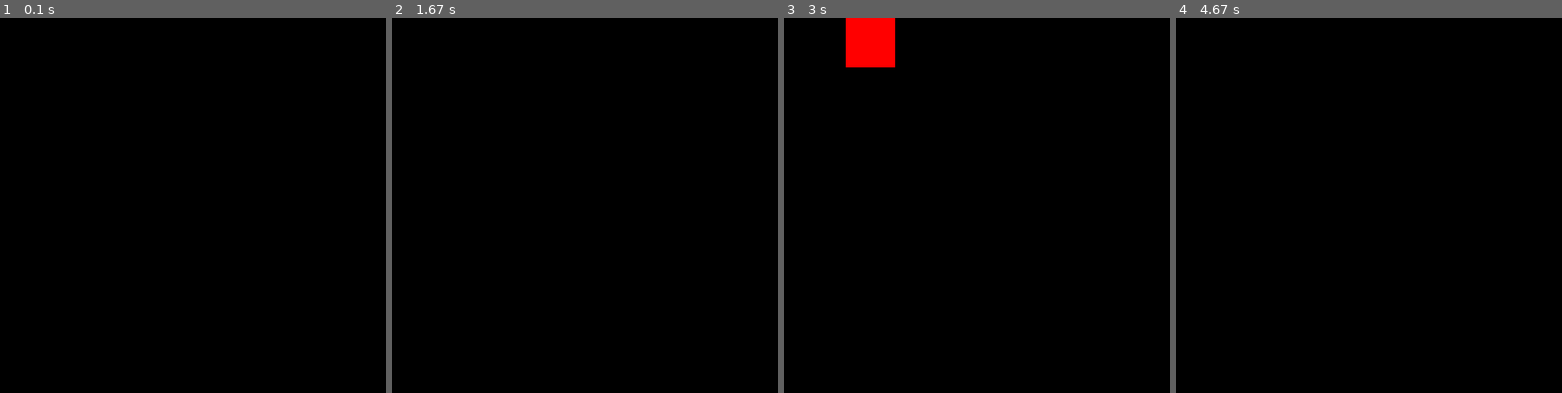
Above: before the commit, frames 1-4 (left to right).
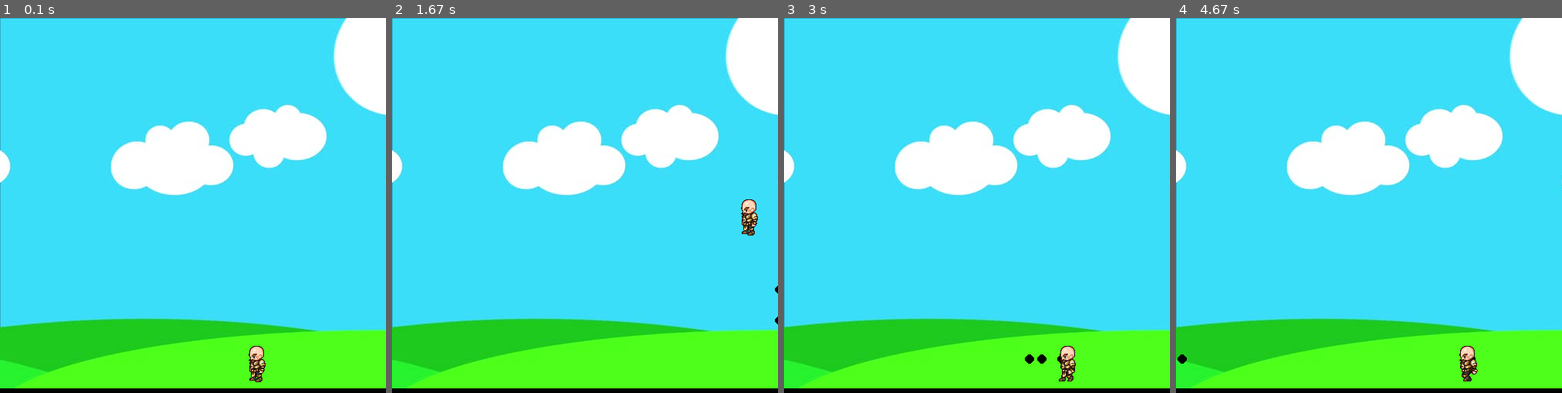
Above: after the commit, the same moments.

Repository: iferca/python_training
Game: pygame game, started from 5.Pygame/gamespy/Game/platform_game.py
Two runs of this game, one before a commit and one after it. Both use one fixed random seed, a clock stepped at 60 frames per second and the inputs below.
Inputs:
- Up to frame 1 (0.1 s): no input
- Up to frame 2 (1.67 s): hold Space 0.33-0.8 s; hold Right 0.33-0.8 s; hold Right 0.83-1.3 s; tap Space at 0.9, 1.2, 1.4 s; hold Up 1.33-1.63 s
- Up to frame 3 (3 s): hold Right 1.67-2.13 s; tap Space at 1.73, 2.03, 2.23, 2.53, 2.8 s; hold Left 2.17-2.7 s; hold Left from 2.73 s (still down)
- Up to frame 4 (4.67 s): tap Space at 3.1, 3.23, 3.63, 3.93, 4.3, 4.6 s; release Left at 3.13 s; hold Up 3.17-3.53 s; hold Right 3.57-4.2 s; hold Left from 4.23 s (still down)

The runs differ from the first frame. In frame 1, 99% of the frame differs, in the area x 0-100%, y 0-99%; in frame 2, 99%; in frame 3, 99%; in frame 4, 99%.

Commit message:
5.Pygame updated with new documentation and character can shoot

Diff:
--- a/5.Pygame/gamespy/Game/game.py
+++ /dev/null
@@ -1,69 +0,0 @@
-# importing the required libraries
-import pygame as pg
-from os import path
-
-# initializing the pygame window
-pg.init()
-# set a title
-pg.display.set_caption("First Game")
-#  Since there are so many images, saving them in lists may be useful later on.
-walkRight = [pg.image.load(path.join("Right", f'R{n}.png')) for n in range(1, 10)]
-walkLeft = [pg.image.load(path.join("Left", f'L{n}.png')) for n in range(1, 10)]
-
-bg = pg.image.load('bg.jpg')
-char = pg.image.load('standing.png')
-# declaring the global variables
-width_of_rec = 40
-height_of_rec = 60
-position_on_x = 50
-position_on_y = 50
-speed = 5
-# color to use later
-black = (0, 0, 0)
-red = (255, 0, 0)
-# set the width and height of the game window
-screen_width, screen_height = 500, 500
-
-screen = pg.display.set_mode((screen_width, screen_height))
-
-left = False
-right = False
-is_jump = True
-walk_count = 0
-jump_count = 10
-# a loop that prevents the game from closing and allows you to close it with the close button.
-run = True
-while run:
-    pg.time.delay(100)
-    for event in pg.event.get():
-        if event.type == pg.QUIT:
-            run = False
-
-    # add movement to the character (the coordinates start on the left corner of the screen)
-    # character cannot leave the screen
-    keys = pg.key.get_pressed()
-    if keys[pg.K_LEFT] and position_on_x > speed:
-        position_on_x -= speed
-    if keys[pg.K_RIGHT] and position_on_x < screen_width - width_of_rec:
-        position_on_x += speed
-    # character jump
-    if is_jump:
-
-        if keys[pg.K_SPACE]:
-            is_jump = False
-    else:
-        if jump_count >= -10:
-            neg = 1
-            if jump_count < 0:
-                neg = -1
-            position_on_y -= (jump_count ** 2) / 2 * neg
-            jump_count -= 1
-        else:
-            is_jump = True
-            jump_count = 10
-
-    # draw a character
-    pg.draw.rect(screen, red, (position_on_x, position_on_y, width_of_rec, height_of_rec))
-    pg.display.update()
-    screen.fill(black)
-pg.quit()
--- a/5.Pygame/gamespy/Game/platform_game.py
+++ b/5.Pygame/gamespy/Game/platform_game.py
@@ -5,72 +5,142 @@
 pg.display.set_caption("First Game")
 
 
+class Player:
+    position_on_x = 300
+    position_on_y = 410
+    width = 64
+    height = 64
+    right = False
+    left = False
+    walk_count = 0
+    jump_count = 10
+    is_jump = True
+    speed = 5
+    walk_right = [pg.image.load(path.join("Right", f'R{n}.png')) for n in range(1, 10)]
+    walk_left = [pg.image.load(path.join("Left", f'L{n}.png')) for n in range(1, 10)]
+    char = pg.image.load(path.join('standing.png'))
+    standing = False
+
+
 class Config:
     screen_height = 500
     screen_width = 500
-    width_of_rec = 64
-    height_of_rec = 64
-    position_on_x = 50
-    position_on_y = 50
-    speed = 5
     black = (0, 0, 0)
     red = (255, 0, 0)
-    jump_count = 10
-    is_jump = True
-    walkRight = [pg.image.load(path.join("Right", f'R{n}.png')) for n in range(1, 10)]
-    walkLeft = [pg.image.load(path.join("Left", f'L{n}.png')) for n in range(1, 10)]
-    char = pg.image.load('standing.png')
-    bg = pg.image.load('bg.jpg')
-    right = False
-    left = False
-    walk_count = 0
+    clock = pg.time.Clock()
+    bg = pg.image.load(path.join("bg.jpg"))
 
 
-def draw_rectangle(screen):
-    pg.draw.rect(screen, Config.red,
-                 (Config.position_on_x, Config.position_on_y, Config.width_of_rec, Config.height_of_rec))
+class Projectile(object):
+    def __init__(self, position_on_x, position_on_y, radius, color, facing):
+        self.position_on_x = position_on_x
+        self.position_on_y = position_on_y
+        self.radius = radius
+        self.color = color
+        self.facing = facing
+        self.speed = 8 * facing
+
+    def draw(self, screen):
+        pg.draw.circle(screen, self.color, (self.position_on_x, self.position_on_y), self.radius)
+
+
+def draw_player(screen):
+    if Player.walk_count + 1 >= 27:
+        Player.walk_count = 0
+    if Player.left:
+        screen.blit(Player.walk_left[Player.walk_count // 3], (Player.position_on_x, Player.position_on_y))
+        Player.walk_count += 1
+    elif Player.right:
+        screen.blit(Player.walk_right[Player.walk_count // 3], (Player.position_on_x, Player.position_on_y))
+        Player.walk_count += 1
+    else:
+        if Player.right:
+            screen.blit(Player.walk_right[0], (Player.position_on_x, Player.position_on_y))
+
+        else:
+            screen.blit(Player.walk_left[0], (Player.position_on_x, Player.position_on_y))
+
+
+def draw_game(screen, bullets):
+    screen.blit(Config.bg, (0, 0))
+    for bullet in bullets:
+        bullet.draw(screen)
+    draw_player(screen)
     pg.display.update()
 
 
-def check_lateral_move(keys):
-    if keys[pg.K_LEFT] and Config.position_on_x > Config.speed:
-        Config.position_on_x -= Config.speed
+def check_move(keys):
+    if keys[pg.K_LEFT] and Player.position_on_x > Player.speed:
+        Player.position_on_x -= Player.speed
+        Player.left = True
+        Player.right = False
+        Player.standing = False
 
-    if keys[pg.K_RIGHT] and Config.position_on_x < Config.screen_width - Config.width_of_rec:
-        Config.position_on_x += Config.speed
+    elif keys[pg.K_RIGHT] and Player.position_on_x < Config.screen_width - Player.width:
+        Player.position_on_x += Player.speed
+        Player.right = True
+        Player.left = False
+        Player.standing = False
+
+    else:
+        Player.standing = False
+        Player.walk_count = 0
 
 
 def jump(keys):
-    if Config.is_jump:
+    if Player.is_jump:
 
-        if keys[pg.K_SPACE]:
-            Config.is_jump = False
+        if keys[pg.K_UP]:
+            Player.is_jump = False
+            Player.right = False
+            Player.left = False
+            Player.walk_count = 0
+
     else:
-        if Config.jump_count >= -10:
+        if Player.jump_count >= -10:
             neg = 1
-            if Config.jump_count < 0:
+            if Player.jump_count < 0:
                 neg = -1
-            Config.position_on_y -= (Config.jump_count ** 2) / 2 * neg
-            Config.jump_count -= 1
+            Player.position_on_y -= (Player.jump_count ** 2) / 2 * neg
+            Player.jump_count -= 1
         else:
-            Config.is_jump = True
-            Config.jump_count = 10
+
+            Player.is_jump = True
+            Player.jump_count = 10
 
 
 def run_game():
+    bullets = []
     run = True
     screen = pg.display.set_mode((Config.screen_width, Config.screen_height))
     while run:
-        pg.time.delay(100)
+
+        Config.clock.tick(27)
+
         for event in pg.event.get():
             if event.type == pg.QUIT:
                 run = False
 
+        for bullet in bullets:
+            if 500 > bullet.position_on_x > 0:
+                bullet.position_on_x += bullet.speed
+            else:
+                bullets.pop(bullets.index(bullet))
         keys = pg.key.get_pressed()
+        if keys[pg.K_SPACE]:
+            if Player.left:
+                facing = -1
+            else:
+                facing = 1
+
+            if len(bullets) < 3:
+                bullets.append(
+                    Projectile(round(Player.position_on_x + Player.width // 2),
+                               round(Player.position_on_y + Player.height // 2), 6, Config.black,
+                               facing))
         jump(keys)
-        check_lateral_move(keys)
-        draw_rectangle(screen)
-        screen.fill(Config.black)
+        check_move(keys)
+        draw_game(screen, bullets)
     pg.quit()
 
 
Not shown, changed: 5.Pygame/Titulo.ipynb
